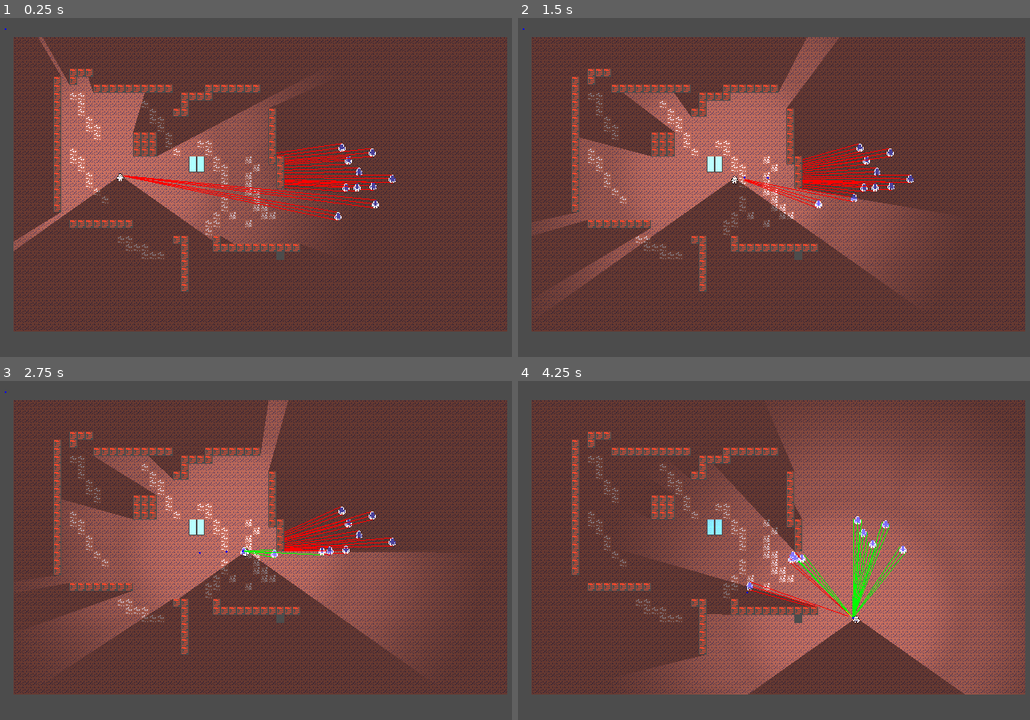
Above: before the commit, frames 1-4 (two rows, left to right).
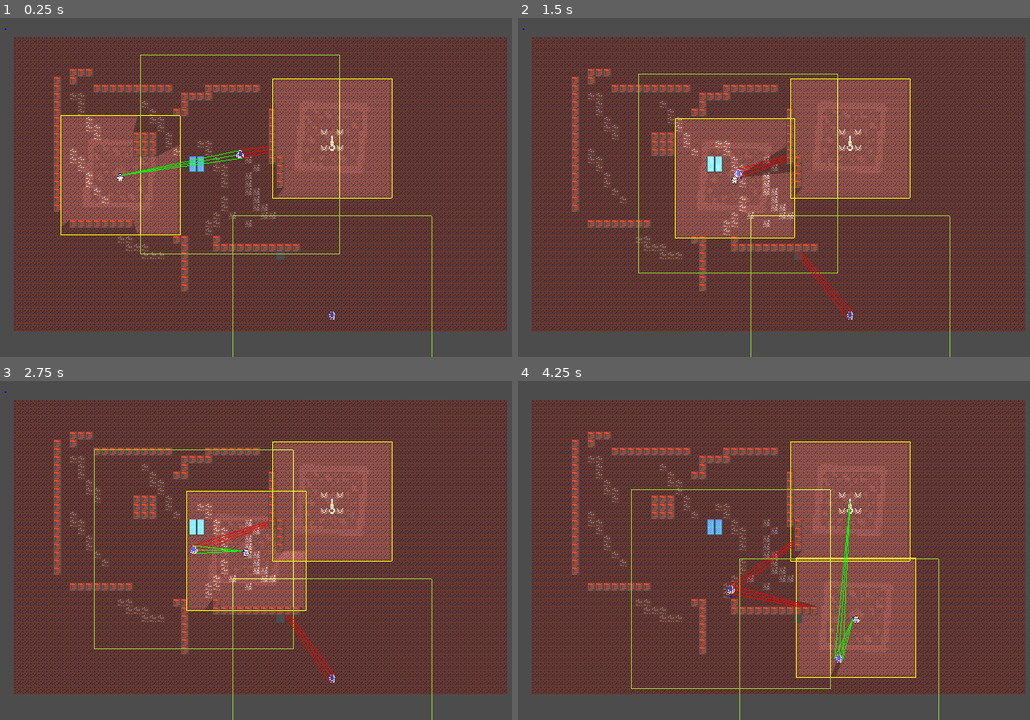
Above: after the commit, the same moments.

Repository: tetious/SafeLight
Game: Godot game, scene res://World.tscn
Same seed, same stepped clock (60 frames per second), same inputs: the game is played once before the commit and once after it.
Inputs (mouse positions are in pixels of both pictures, inside the frame that each line leads up to):
- Up to frame 1 (0.25 s): no input
- Up to frame 2 (1.5 s): move the mouse to (917, 160) at 0.52 s; hold Middle mouse button (camera_pan) 0.53-1.25 s; click (917, 160) at 0.67 s; drag from (651, 194) to (743, 248) at 1.27 s
- Up to frame 3 (2.75 s): move the mouse to (322, 462) at 2.02 s; hold Middle mouse button (camera_pan) from 2.03 s (still down); click (322, 462) at 2.17 s
- Up to frame 4 (4.25 s): release Middle mouse button (camera_pan) at 2.75 s; drag from (743, 611) to (584, 486) at 2.77 s; move the mouse to (968, 594) at 3.52 s; hold Middle mouse button (camera_pan) from 3.53 s (still down); click (968, 594) at 3.67 s

The runs differ from the first frame. In frame 1, 23% of the frame differs, in the area x 2-85%, y 5-100%; in frame 2, 26%; in frame 3, 29%; in frame 4, 33%, in the area x 22-100%, y 12-100%.

Commit message:
Sight box, light box, lots of other tweaks.

Diff:
--- a/World.tscn
+++ b/World.tscn
@@ -1,10 +1,11 @@
-[gd_scene load_steps=7 format=2]
+[gd_scene load_steps=8 format=2]
 
 [ext_resource path="res://WorldManager.gd" type="Script" id=1]
 [ext_resource path="res://1bit.tres" type="TileSet" id=2]
 [ext_resource path="res://actors/Bot.tscn" type="PackedScene" id=3]
 [ext_resource path="res://props/SolarPanel.tscn" type="PackedScene" id=4]
 [ext_resource path="res://Camera.gd" type="Script" id=5]
+[ext_resource path="res://props/Lamp.tscn" type="PackedScene" id=6]
 [ext_resource path="res://actors/Mob.tscn" type="PackedScene" id=7]
 
 [node name="WorldManager" type="Node2D"]
@@ -30,35 +31,14 @@
 [node name="SolarPanel" parent="Map" instance=ExtResource( 4 )]
 position = Vector2( 383.801, 271.858 )
 
+[node name="Lamp" parent="Map" instance=ExtResource( 6 )]
+position = Vector2( 656, 224 )
+
 [node name="Bot" parent="." instance=ExtResource( 3 )]
 position = Vector2( 230.566, 298.601 )
 
 [node name="Mob" parent="." instance=ExtResource( 7 )]
-position = Vector2( 688.851, 264.08 )
+position = Vector2( 496, 248 )
 
 [node name="Mob2" parent="." instance=ExtResource( 7 )]
-position = Vector2( 668.192, 376.912 )
-
-[node name="Mob3" parent="." instance=ExtResource( 7 )]
-position = Vector2( 742.884, 352.015 )
-
-[node name="Mob4" parent="." instance=ExtResource( 7 )]
-position = Vector2( 738.646, 315.993 )
-
-[node name="Mob5" parent="." instance=ExtResource( 7 )]
-position = Vector2( 777.188, 301.335 )
-
-[node name="Mob6" parent="." instance=ExtResource( 7 )]
-position = Vector2( 675.608, 238.652 )
-
-[node name="Mob7" parent="." instance=ExtResource( 7 )]
-position = Vector2( 736.854, 248.503 )
-
-[node name="Mob8" parent="." instance=ExtResource( 7 )]
-position = Vector2( 684.084, 319.172 )
-
-[node name="Mob9" parent="." instance=ExtResource( 7 )]
-position = Vector2( 706.333, 318.112 )
-
-[node name="Mob10" parent="." instance=ExtResource( 7 )]
-position = Vector2( 710.041, 287.388 )
+position = Vector2( 656, 576 )
--- a/WorldManager.gd
+++ b/WorldManager.gd
@@ -10,11 +10,7 @@
 onready var camera := $Camera
 onready var nav := $Map/Navigation2D
 
-const lights := []
-
-func _ready():
-	lights.append($Bot/Light2D) # TODO: grab these dynamically
-	#lights.append($Bot2/Light2D) # TODO: grab these dynamically
+onready var lights := get_tree().get_nodes_in_group("light")
 
 func _input(event):
 	if event is InputEventMouseButton:
--- a/actors/Bot.gd
+++ b/actors/Bot.gd
@@ -1,7 +1,10 @@
 extends KinematicBody2D
+
+onready var world : WorldManager = find_parent("WorldManager")
 
 export var speed := 400.0
 var path := PoolVector2Array() setget set_path
+
 
 # Called when the node enters the scene tree for the first time.
 func _ready() -> void:
--- a/actors/Bot.tscn
+++ b/actors/Bot.tscn
@@ -2,7 +2,7 @@
 
 [ext_resource path="res://assets/img/bot.png" type="Texture" id=1]
 [ext_resource path="res://actors/Bot.gd" type="Script" id=2]
-[ext_resource path="res://assets/img/light.png" type="Texture" id=3]
+[ext_resource path="res://actors/SafeLight.tscn" type="PackedScene" id=3]
 
 [sub_resource type="OccluderPolygon2D" id=1]
 polygon = PoolVector2Array( -6.58399, 0.666855, -2.41261, 7.67477, 2.59304, 7.59134, 6.59756, 0.666855 )
@@ -12,18 +12,18 @@
 height = 3.8258
 
 [node name="Bot" type="KinematicBody2D"]
+collision_layer = 1026
 script = ExtResource( 2 )
 
-[node name="Light2D" type="Light2D" parent="."]
-position = Vector2( 0, -4 )
-texture = ExtResource( 3 )
-shadow_enabled = true
+[node name="Light" parent="." instance=ExtResource( 3 )]
 
 [node name="bot" type="Sprite" parent="."]
 texture = ExtResource( 1 )
 
 [node name="LightOccluder2D" type="LightOccluder2D" parent="."]
+light_mask = 2
 occluder = SubResource( 1 )
+light_mask = 2
 
 [node name="CollisionShape2D" type="CollisionShape2D" parent="."]
 shape = SubResource( 2 )
--- a/actors/Mob.gd
+++ b/actors/Mob.gd
@@ -1,8 +1,12 @@
 extends KinematicBody2D
 
 export var speed := 100
+export var sight_distance := 400
+var sight_size := Vector2(sight_distance, sight_distance)
+
 var destination := Vector2.ZERO
 var path := PoolVector2Array()
+
 
 onready var world : WorldManager = find_parent("WorldManager")
 var targets := []
@@ -13,13 +17,15 @@
 func _draw() -> void:
 	if !world.DEBUG: return
 
-	draw_circle(destination - position, 2, Color.blue)
+	draw_set_transform(Vector2(0,0) - global_position, 0, Vector2.ONE)
+	draw_circle(destination, 2, Color.blue)
+	draw_rect(get_sight_rect(), Color.yellowgreen, false)
 
 	for target in targets:
 		if target[2].empty():
-			draw_line(target[0] - position, target[1] - position, Color.green)
+			draw_line(target[0], target[1], Color.green)
 		else:
-			draw_line(target[0] - position, target[2].position - position, Color.red)
+			draw_line(target[0], target[2].position, Color.red)
 
 func move_along_path(distance: float) -> void:
 	var start := position
@@ -35,9 +41,10 @@
 		path.remove(0)
 
 func _physics_process(delta: float) -> void:
-
 	targets.clear()
 	for light in world.lights:
+		var can_see_light = get_sight_rect().intersects(light.get_light_rect())
+		if !light.enabled or !can_see_light : continue
 		var offset := Vector2(0, 8).rotated(get_angle_to(light.global_position))
 		_check_it(position, light.global_position)
 		_check_it(position + offset, light.global_position)
@@ -60,7 +67,10 @@
 	update()
 	pass
 
+func get_sight_rect() -> Rect2:
+	return Rect2(global_position - sight_size / 2, sight_size)
+
 func _check_it(source: Vector2, dest: Vector2) -> void:
 	var space_state = get_world_2d().direct_space_state
-	var target = space_state.intersect_ray(source, dest, [self])
+	var target = space_state.intersect_ray(source, dest, [], 0b1)
 	targets.append([source, dest, target])
--- a/actors/Mob.tscn
+++ b/actors/Mob.tscn
@@ -6,13 +6,21 @@
 [sub_resource type="CircleShape2D" id=1]
 radius = 3.14804
 
+[sub_resource type="OccluderPolygon2D" id=2]
+polygon = PoolVector2Array( -4, 7, 4, 7, 4, 8, -4, 8 )
+
 [node name="Mob" type="KinematicBody2D"]
 script = ExtResource( 2 )
+sight_distance = 300
 
 [node name="Sprite" type="Sprite" parent="."]
+position = Vector2( -0.0393734, 0 )
 texture = ExtResource( 1 )
 
 [node name="CollisionShape2D" type="CollisionShape2D" parent="."]
 position = Vector2( -0.132439, 5.95948 )
 rotation = 1.5708
 shape = SubResource( 1 )
+
+[node name="LightOccluder2D" type="LightOccluder2D" parent="."]
+occluder = SubResource( 2 )
--- /dev/null
+++ b/actors/SafeLight.tscn
@@ -0,0 +1,15 @@
+[gd_scene load_steps=3 format=2]
+
+[ext_resource path="res://assets/img/lamp_lightmap.png" type="Texture" id=1]
+[ext_resource path="res://actors/light.gd" type="Script" id=2]
+
+[node name="SafeLight" type="Light2D" groups=[
+"light",
+]]
+position = Vector2( 0, -4 )
+texture = ExtResource( 1 )
+texture_scale = 5.0
+energy = 0.8
+shadow_enabled = true
+shadow_filter = 1
+script = ExtResource( 2 )
--- /dev/null
+++ b/actors/light.gd
@@ -0,0 +1,16 @@
+extends Light2D
+class_name SafeLight
+
+onready var world : WorldManager = find_parent("WorldManager")
+
+onready var light_distance : float = texture_scale * 48
+onready var light_size := Vector2(light_distance, light_distance)
+
+
+func get_light_rect() -> Rect2:
+	return Rect2(global_position - light_size / 2, light_size)
+
+func _draw() -> void:
+	if !world.DEBUG: return
+	draw_set_transform(Vector2(0,0) - global_position, 0, Vector2.ONE)
+	draw_rect(get_light_rect(), Color.yellow, false)
--- a/project.godot
+++ b/project.godot
@@ -9,12 +9,18 @@
 config_version=4
 
 _global_script_classes=[ {
+"base": "Light2D",
+"class": "SafeLight",
+"language": "GDScript",
+"path": "res://actors/light.gd"
+}, {
 "base": "Node2D",
 "class": "WorldManager",
 "language": "GDScript",
 "path": "res://WorldManager.gd"
 } ]
 _global_script_class_icons={
+"SafeLight": "",
 "WorldManager": ""
 }
 
@@ -64,6 +70,17 @@
  ]
 }
 
+[layer]
+
+stretch/aspect=false
+
+[layer_names]
+
+2d_physics/layer_1="ai light"
+2d_physics/layer_2="player"
+2d_physics/layer_3="mob"
+2d_physics/layer_11="walk"
+
 [rendering]
 
 quality/driver/driver_name="GLES2"
--- /dev/null
+++ b/props/Lamp.tscn
@@ -0,0 +1,18 @@
+[gd_scene load_steps=4 format=2]
+
+[ext_resource path="res://assets/img/lamp.png" type="Texture" id=1]
+[ext_resource path="res://actors/SafeLight.tscn" type="PackedScene" id=2]
+
+[sub_resource type="CircleShape2D" id=1]
+radius = 8.0
+
+[node name="Lamp" type="StaticBody2D"]
+collision_layer = 1024
+
+[node name="lamp" type="Sprite" parent="."]
+texture = ExtResource( 1 )
+
+[node name="CollisionShape2D" type="CollisionShape2D" parent="."]
+shape = SubResource( 1 )
+
+[node name="SafeLight" parent="." instance=ExtResource( 2 )]
Not shown: 1 places in actors/Mob.tscn that only renumber resources
Binary file added: assets/img/lamp.aseprite
Binary file added: assets/img/lamp.png
Not shown, added: assets/img/lamp.png.import
Binary file added: assets/img/lamp2-export.png
Not shown, added: assets/img/lamp2-export.png.import
Binary file added: assets/img/lamp2.ase
Binary file added: assets/img/lamp2.png
Not shown, added: assets/img/lamp2.png.import
Binary file added: assets/img/lamp_lightmap.ase
Binary file added: assets/img/lamp_lightmap.png
Not shown, added: assets/img/lamp_lightmap.png.import
